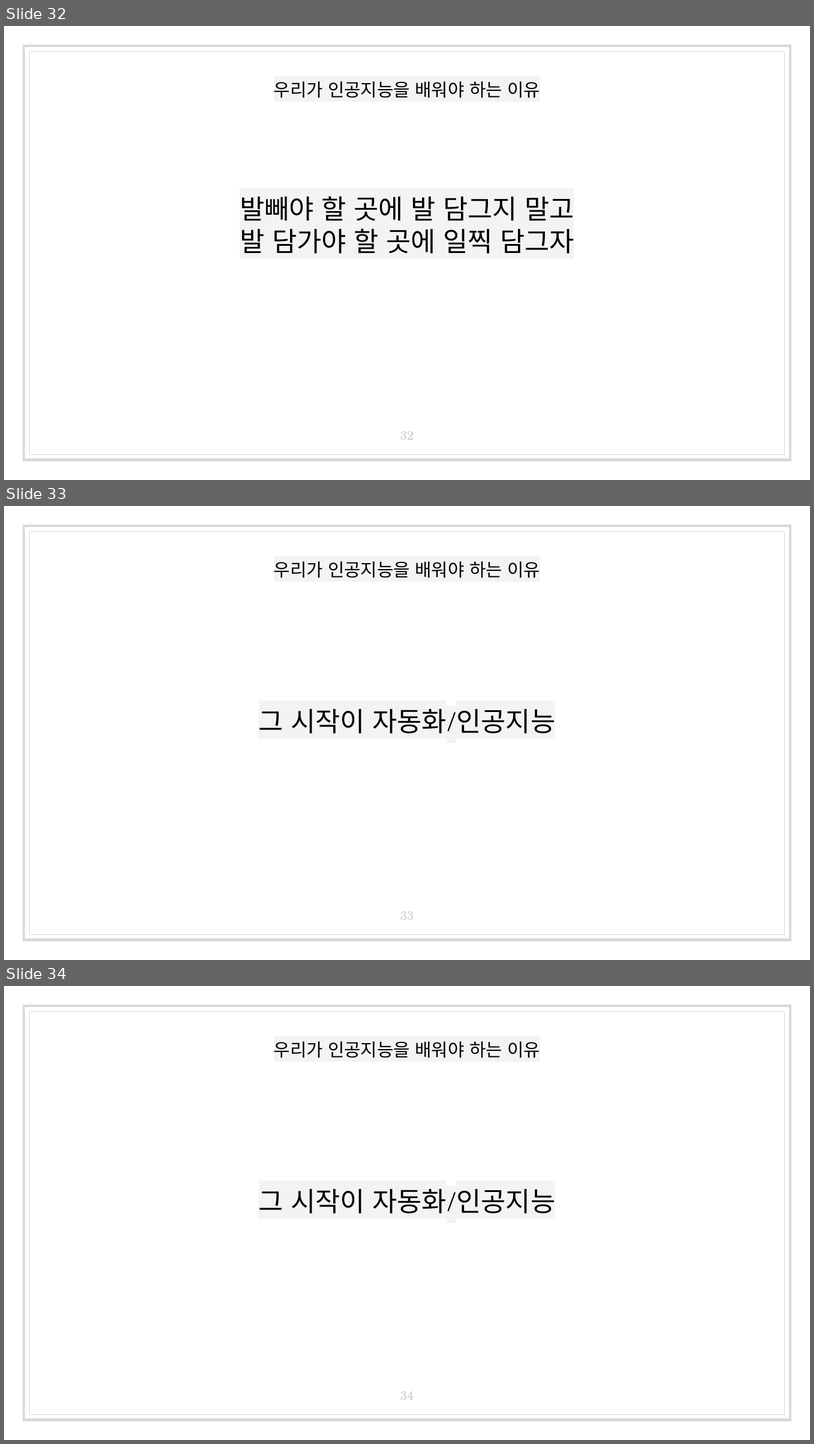
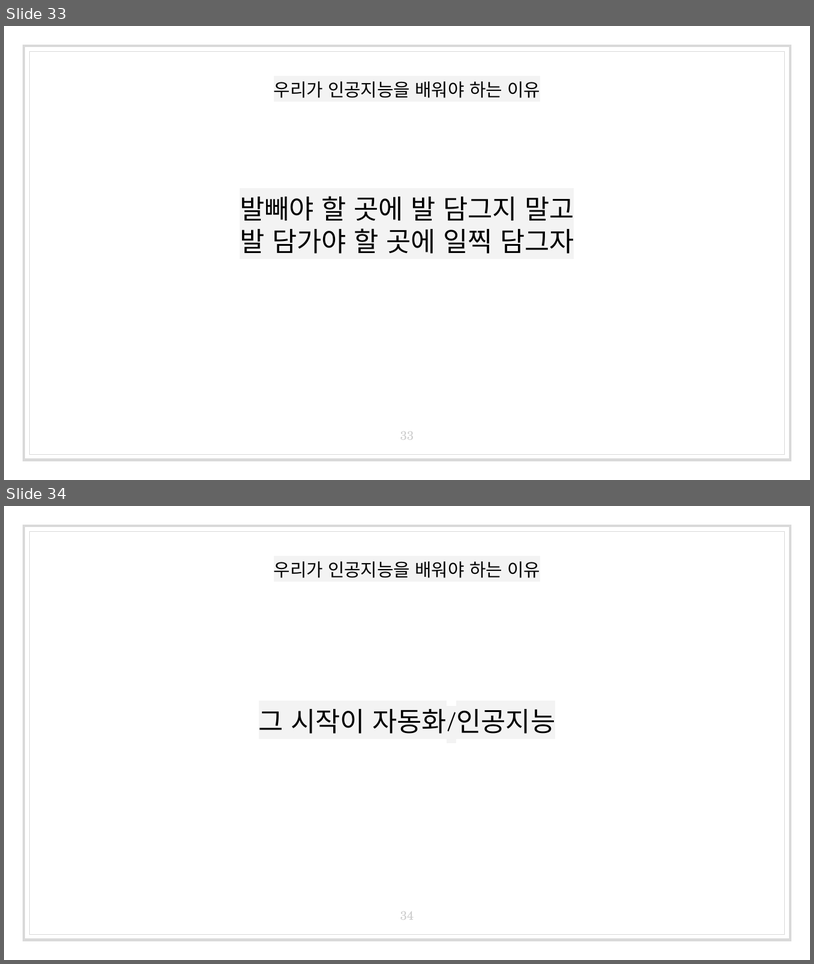
Before and after one commit to kangtegong-lectures/ai-class, a slide deck: 1일차/1026-1-오리엔테이션.pptx. Shown one above the other, each under a label of ours: slides 32, 33 and 34 before the commit, slides 33 and 34 after it. The pictures are 814x1444 and 814x964 pixels, drawn with LibreOffice and Linux fonts; fonts in the diff are those of the drawing; background and template pictures are left out. Boxes give left, top, right and bottom in pixels: in the first picture for what was removed or moved away, otherwise in the second. Text is boxed around its words. In the diff, an @@ line names an element or a change of style, - is before the commit and + after.

```diff
--- a/1일차/1026-1-오리엔테이션.pptx
+++ b/1일차/1026-1-오리엔테이션.pptx
@@ slide 33 removed at (4,506,810,960), background picture (left out); not listed: 2 template elements that a slide beside it also shows @@
@@ title removed at (274,561,540,578) @@
-우리가 인공지능을 배워야 하는 이유
@@ text removed at (259,709,555,733) @@
-그 시작이 자동화/인공지능
@@ page number removed at (401,911,414,919) @@
-33
@@ what was slide 32 is now slide 33 @@
@@ page number at (401,431,414,439): text changed @@
-32
+33
```
Also in this commit, not shown: 5 slides changed, 2 slides added, 1 other slide removed, 7 other files.
